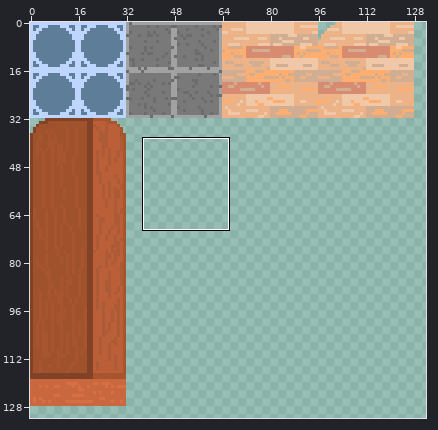
Two versions of one sprite sheet, chaosdorftiles.png. The first picture is a wide view before the edit; the outline marks the close-up.
Close-up. Old version:
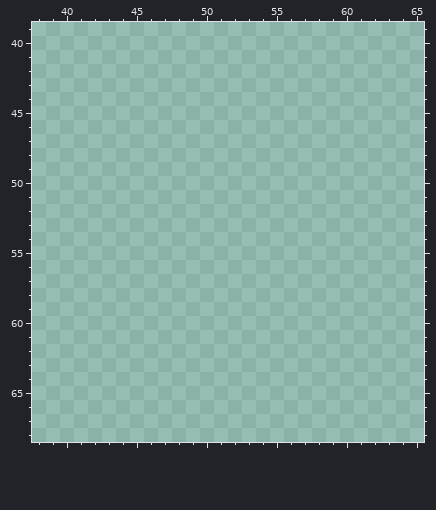
The file is 320x320 pixels. Colours within 5 levels of each other are drawn and written as one. Shown: x 38..65, y 39..68. The wide view leaves out empty margins.
And afterwards:
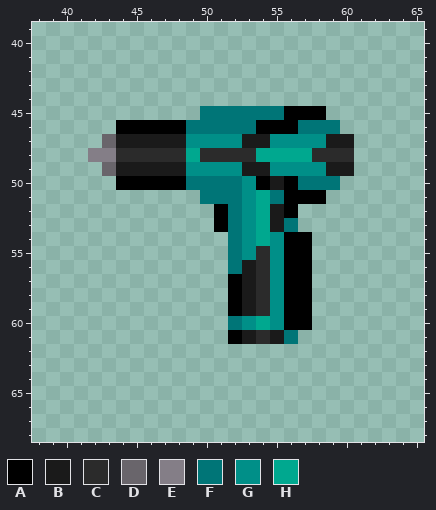
Palette (. is transparent): A #000000  B #1a1a1a  C #2b2b2b  D #69656b  E #847e87  F #007577  G #008f88  H #00a88f
From old to new:
{"y":45,"x":50,"old":".........","new":"FFFFFFAAA"}
{"y":46,"x":44,"old":"................","new":"AAAAAFFFFFAAAFFF"}
{"y":47,"x":43,"old":"..................","new":"DBBBBBGGGGBBGGGGBB"}
{"y":48,"x":42,"old":"...................","new":"EECCCCCHCCCCHHHHCCC"}
{"y":49,"x":43,"old":"..................","new":"DBBBBBGGGGBBGGGGBB"}
{"y":50,"x":44,"old":"................","new":"AAAAAFFFFGABAFFF"}
{"y":51,"x":50,"old":".........","new":"FFFGHFAAA"}
{"y":52,"x":51,"old":"......","new":"AFGHBA"}
{"y":53,"x":51,"old":"......","new":"AFGHBF"}
{"y":54,"x":52,"old":"......","new":"FGHGAA"}
{"y":55,"x":52,"old":"......","new":"FGCGAA"}
{"y":56,"x":52,"old":"......","new":"FBCGAA"}
{"y":57,"x":52,"old":"......","new":"ABCGAA"}
{"y":58,"x":52,"old":"......","new":"ABCGAA"}
{"y":59,"x":52,"old":"......","new":"ABCGAA"}
{"y":60,"x":52,"old":"......","new":"FGHGAA"}
{"y":61,"x":52,"old":".....","new":"ABCBF"}
{"label":"added","picture_box":[88,106,354,344]}
